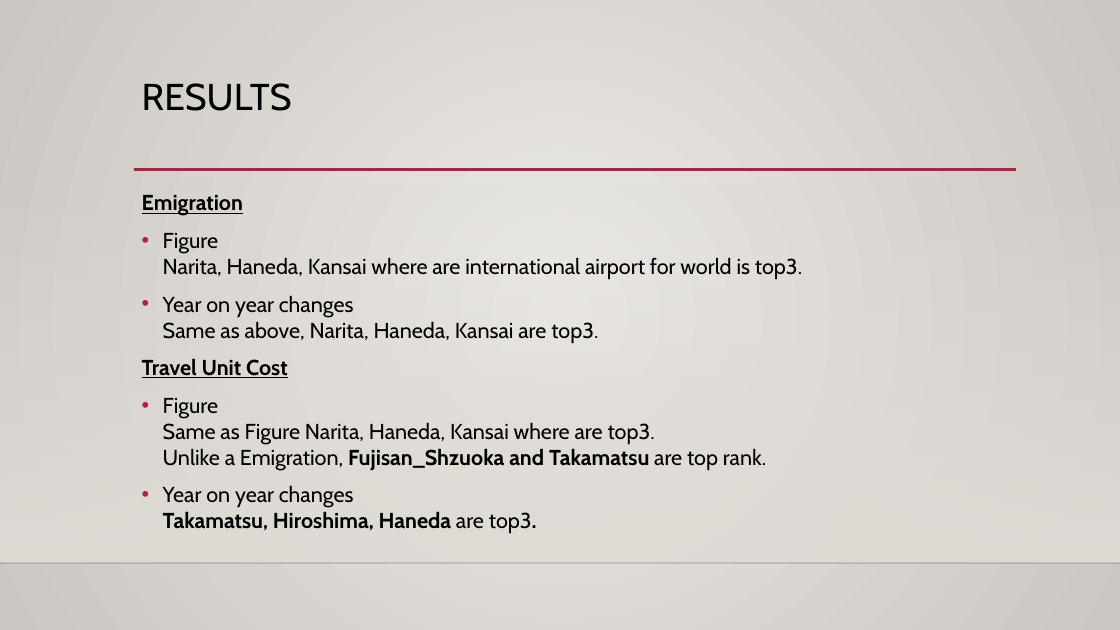
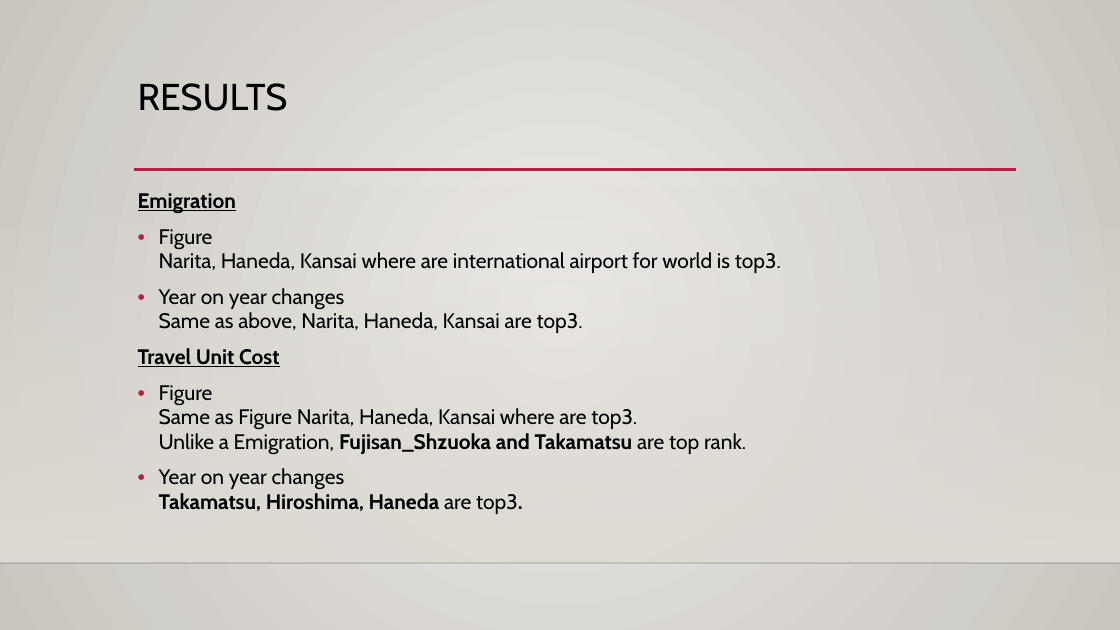
Before and after one commit to Tomokuri/gitforcoursera, a slide deck: slide 10 of Which_Airport_to_build_a_new_restaurant.pptx (slide 8 before the commit). Drawn at 1120x630 pixels with LibreOffice and Linux fonts; fonts in the diff are those of the drawing; background and template pictures are left out. Boxes give left, top, right and bottom in pixels: in the first picture for what was removed or moved away, otherwise in the second. Text is boxed around its words. In the diff, an @@ line names an element or a change of style, - is before the commit and + after.

```diff
--- a/Which_Airport_to_build_a_new_restaurant.pptx
+++ b/Which_Airport_to_build_a_new_restaurant.pptx
@@ background gradient #ECEAE7 to #CAC7C1 to gradient #ECEAE7 to #C9C6C0 @@
@@ title "RESULTS": place and size @@
-title "RESULTS" at [142, 83, 292, 111]
+title "RESULTS" at [138, 83, 288, 111]
@@ text "Emigration" at [138, 193, 781, 514]: size 18.5 to 18 pt; line spacing 1 to 0.96 @@
```
Also in this commit, not shown: 9 other slides changed, 2 slides added.
